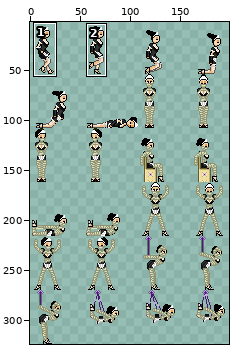
Sprite sheet: Platformer/Assets/Images/Damsels/DamselGenny.png. Above, an overview of the earlier version with the close-up marked.
Close-up. First the earlier version:
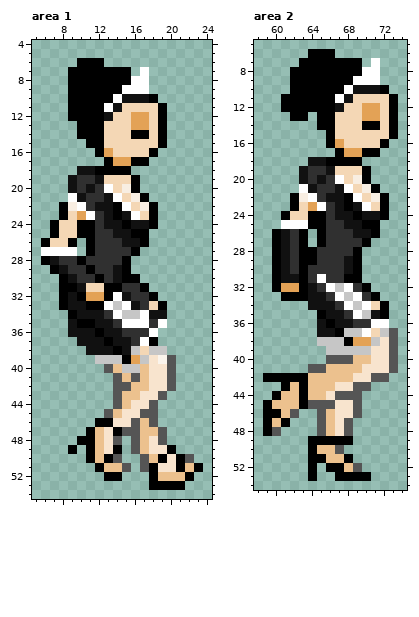
The file is 216x324 pixels. Colours within 5 levels of each other are drawn and written as one. Shown: area 1: x 5..24, y 4..54; area 2: x 58..74, y 5..54. The wide view leaves out empty margins. The commit also changed other parts of the picture, which this record leaves out.
New version:
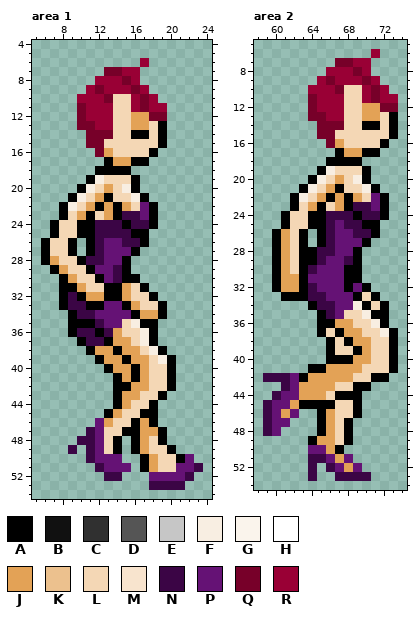
Palette (. is transparent): A #000000  B #111111  C #303030  D #555555  E #c6c6c6  F #f8eee2  G #faf4ec  H #ffffff  J #e3a256  K #ecc18e  L #f4d7b5  M #f8e4ce  N #3b0545  P #651275  Q #770029  R #990035
Difference:
--- area 1
@@ x 5..24 @@
  5 ....................
- 6 .....AAA............
- 7 ....AAAAAAA.H.......
- 8 ....AAAAAAAHH.......
- 9 ....AAAAAAHHH.......
-10 ....AAAAAHBBBA......
-11 ....AAAAHBLLLLA.....
-12 ....AAAABLLJJLA.....
-13 .....AAALLLJJLA.....
-14 .....AAALLLAALA.....
-15 ......AALLLLLLA.....
-16 .......AJLLLLA......
+ 6 ............R.......
+ 7 ........QQRR........
+ 8 .......RRRQR........
+ 9 ......RQRRRQR.......
+10 .....RRRQLLRQR......
+11 .....QRRRLLRQRR.....
+12 .....QRRRLLJJQQ.....
+13 .....QQRRLLJJLA.....
+14 ......QQQLLAALA.....
+15 ......QQLLLLLLA.....
+16 .......QJLLLLA......
 17 ........AJJAA.......
-18 .....BBAAAA.........
-19 ....BCCBLLLA........
-20 ....BCBCHLFA........
-21 ....HBCCBHLFA.......
-22 ...AFHCBBAHLFA......
-23 ...ALJHCBABHLA......
-24 ..ALLAACBBABBA......
-25 ..ALLAACCBBAA.......
-26 .ALLA.ACCCBBA.......
-27 .HHHH.ACCCCA........
-28 .ABCCACCCCA.........
-29 ..ABCCACCBA.........
-30 ...ABCCACBAA........
-31 ...AABLLAACCA.......
-32 ...ABAJJAHBCCA......
-33 ...ABBAAHEHBCLA.....
-34 ....ABBBCHEEHBB.....
-35 ....BAABBCHHHCH.....
-36 ....BBBABBCCCH......
-37 .....BBBABBCHA......
-38 ......BBBABELEE.....
-39 .......EEEAJEMGD....
-40 ........DKEEKMMD....
-41 .........DKDKMMD....
-42 .........DDKKMMD....
-43 .........DKKMMD.....
-44 .........DKMMD......
-45 ........DKMMDD......
-46 .......AAMMDKD......
-47 ......AKMADDKKD.....
-48 .....AAKMD.DKMD.....
-49 ....A.AKMA.DKMMA....
-50 ......AKAD..DKAMAD..
-51 .......AKKD.DAMMAKA.
-52 ........AA...AKKKA..
-53 .............AAAA...
+18 .......AAAA.........
+19 ......AFLLLA........
+20 .....AFLJLFA........
+21 ....AFLJALLFA.......
+22 ...AFLJAJAJLPA......
+23 ...ALJALJANNPA......
+24 ..ALLAANNNANNA......
+25 ..ALLAANNNNAA.......
+26 .ALLA.ANPPNNA.......
+27 .ALLA.ANPPPA........
+28 .AJLLANNPPA.........
+29 ..AJLLAPPNA.........
+30 ...AJLLAPNAA........
+31 ...AAJLLAAJLA.......
+32 ...ANAJJAAJLLA......
+33 ...ANNAAPPAJLLA.....
+34 ....ANNPPPPAJJA.....
+35 ....AAANPPLFAA......
+36 ....ANNANJLLFA......
+37 .....ANNAJJLFA......
+38 ......AJJAJJLFA.....
+39 .......AJJAJJLFA....
+40 ........AJJAJLLA....
+41 .........AJAJLLA....
+42 .........AAJJLLA....
+43 .........AJJLLA.....
+44 .........AJLLA......
+45 ........AJLLAA......
+46 .......PJLLAJA......
+47 ......NPLLAAJJA.....
+48 .....NNPLA.AJLA.....
+49 ....N.NPLA.AJLLA....
+50 ......NPPP..AJLLAP..
+51 .......NPPP.AJLLPPN.
+52 ........NN...PPPPN..
+53 .............NNNN...
 54 ....................
--- area 2
@@ x 58..74 @@
  5 .................
- 6 ......AAA........
- 7 .....AAAAAAA.H...
- 8 ....AAAAAAAAHH...
- 9 ....AAAAAAAHHH...
-10 ....AAAAAAHBBBA..
-11 ...AAAAAAHBLLLLA.
-12 ...AAAAAABLLJJLA.
-13 ....AA.AALLLJJLA.
-14 .......AALLLAALA.
-15 ........ALLLLLLA.
-16 ........AJLLLLA..
+ 6 .............R...
+ 7 .........QQRR....
+ 8 ........RRRQR....
+ 9 .......RQRRRQR...
+10 ......RRRQLLRQR..
+11 ......QRRRLLRQRR.
+12 ......QRRRLLJJQQ.
+13 ......QQRRLLJJLA.
+14 .......QQQLLAALA.
+15 .......QQLLLLLLA.
+16 ........QJLLLLA..
 17 .........AJJAA...
-18 ......BBAAAA.....
-19 .....BCCBLLLA....
-20 .....BCBCHLFA....
-21 .....HBCCBHLFA...
-22 ....AFHCBBAHLFA..
-23 ....ALJHCBABHLA..
-24 ...ALLAACBBABBA..
-25 ...HHHAACCBBAA...
-26 ..ABCA.ACCCBBA...
-27 ..ABCA.ACCCCA....
-28 ..ABCAACCCCA.....
-29 ..ABCAACCCBA.....
-30 ..ABCACCCCBA.....
-31 ..ABBACHCCAA.....
-32 ..AJJABCHEHCA....
-33 ...AAABBCHEHCA...
-34 ......BBBCHEHLA..
-35 .......ABBCHEBA..
-36 .......BABBCCHH..
-37 .......BBAEEHLED.
-38 .......EEEAJJEMD.
-39 ........EEEEEMMD.
-40 ........DDDKKMMD.
-41 ......DDKKKKMMMD.
-42 .AAAAAKKKKKMMDD..
-43 ...AKAKKKMMDD....
-44 ..AKKAKKMDDD.....
-45 .AKKKADDDMMD.....
-46 .AAKD..DKMMD.....
-47 .AKA...DKMD......
-48 .AD....DKMD......
-49 ......AAAAA......
-50 ......AKKD.......
-51 ......AAKKA......
-52 ......A.AAKD.....
-53 ......A..AAAA....
+18 ........AAAA.....
+19 .......AFLLLA....
+20 ......AFLJLFA....
+21 .....AFLJALLFA...
+22 ....AFLJAJAJLPA..
+23 ....ALJALJANNPA..
+24 ...ALLAANNNANNA..
+25 ...ALLAANPNNAA...
+26 ..AJLA.ANPPNNA...
+27 ..AJLA.ANPPPA....
+28 ..AJLAANNPPA.....
+29 ..AJLAANPPNA.....
+30 ..AJLANPPPAA.....
+31 ..AJJAPPPPAA.....
+32 ..AJJANPPPAPA....
+33 ...AAANNPPPALA...
+34 ......ANNPPFALA..
+35 .......ANPLLFAA..
+36 .......AAJJLLFA..
+37 .......ALAJJLLFA.
+38 ........ALAJJLLA.
+39 ........ALLAJLLA.
+40 ........AAAJJLLA.
+41 ......AAJJJJLLLA.
+42 .NNNPAJJJJJLLAA..
+43 ...NPJJJJLLAA....
+44 ..NPPJJJLAAA.....
+45 .NPPJAAAALLA.....
+46 .NPJP..AJLLA.....
+47 .NPP...AJLA......
+48 .NP....AJLA......
+49 ......AJJLA......
+50 ......PPJA.......
+51 ......NNPJP......
+52 ......N.NPJP.....
+53 ......N..NNNN....
 54 .................
Where, in picture pixels (left, top, right, bottom), the same in both close-ups:
changed: (41, 58, 203, 490)
changed: (263, 49, 398, 481)
